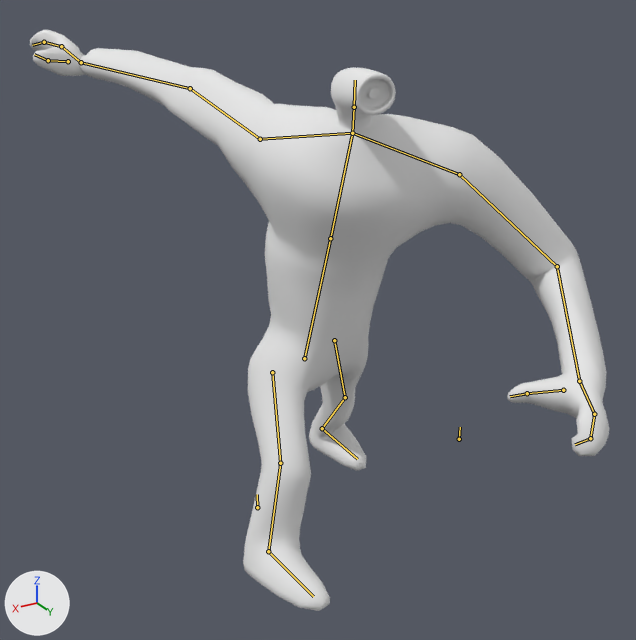
One commit to the Blender file Animation/PitchAttack1.blend: the scene before it, then after it.
Camera for both pictures: a 50 mm lens placed at (378.0, 888.0, 524.0), pointed at (-27.0, 214.0, 187.0). The axes (+X, +Y, +Z) are drawn at lower left. The lights are the same throughout. Both versions are drawn at frame 20 of the action 'PitchIdle'; the numbers are the values there. The bones that bend it are drawn over the model as lines.
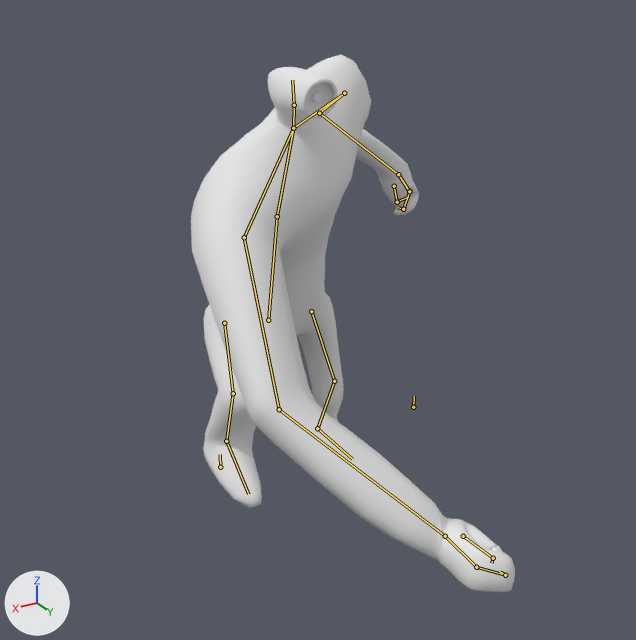
Edits to the scene script, one JSON object a line:
```json
{"block": "bone_rig_object", "where": "bone_rig_object = bpy.data.objects['PitchSkeleton']  # the whole rig 'PitchSkeleton'"}
{"op": "set", "path": "bone_rig_object.location", "old": "(0.0, 331.0, 0.0)", "new": "(0.0, 259.0, 0.0)"}
{"block": "bone_root", "where": "bone_root = bpy.data.objects['PitchSkeleton'].pose.bones['root']"}
{"op": "set", "path": "bone_root.location", "old": "(0.0, 24.9, 0.0)", "new": "(0.0, 38.9, 0.0)"}
{"op": "set", "path": "bone_root.rotation_euler", "old": "(0.0, 0.349, 0.0)", "new": "(0.0, -0.192, 0.0)", "note": "degrees (0, 20, 0) -> degrees (0, -11, 0)"}
{"block": "bone_torso1", "where": "bone_torso1 = bpy.data.objects['PitchSkeleton'].pose.bones['torso1']  # child of 'root'"}
{"op": "set", "path": "bone_torso1.rotation_euler", "old": "(0.593, -0.14, -0.175)", "new": "(0.524, 0.454, 0.209)", "note": "degrees (34, -8, -10) -> degrees (30, 26, 12)"}
{"block": "bone_torso2", "where": "bone_torso2 = bpy.data.objects['PitchSkeleton'].pose.bones['torso2']  # child of 'torso1'"}
{"op": "set", "path": "bone_torso2.rotation_euler", "old": "(-0.297, -0.314, -0.0873)", "new": "(-0.332, -0.0349, -0.14)", "note": "degrees (-17, -18, -5) -> degrees (-19, -2, -8)"}
{"block": "bone_neck", "where": "bone_neck = bpy.data.objects['PitchSkeleton'].pose.bones['neck']  # child of 'torso2'"}
{"op": "set", "path": "bone_neck.rotation_euler", "old": "(-0.157, -0.209, -0.0349)", "new": "(-0.122, -0.419, 0.0698)", "note": "degrees (-9, -12, -2) -> degrees (-7, -24, 4)"}
{"block": "bone_shoulder_r", "where": "bone_shoulder_r = bpy.data.objects['PitchSkeleton'].pose.bones['shoulder.r']  # child of 'torso2'"}
{"op": "set", "path": "bone_shoulder_r.rotation_euler", "old": "(0.593, 0.716, -0.524)", "new": "(-0.0524, -0.175, 0.227)", "note": "degrees (34, 41, -30) -> degrees (-3, -10, 13)"}
{"block": "bone_finger1_r", "where": "bone_finger1_r = bpy.data.objects['PitchSkeleton'].pose.bones['finger1.r']  # child of 'hand.r'"}
{"op": "set", "path": "bone_finger1_r.rotation_euler", "old": "(0.384, -0.209, 0.384)", "new": "(0.977, -0.646, 0.611)", "note": "degrees (22, -12, 22) -> degrees (56, -37, 35)"}
{"block": "bone_finger2_r", "where": "bone_finger2_r = bpy.data.objects['PitchSkeleton'].pose.bones['finger2.r']  # child of 'finger1.r'"}
{"op": "set", "path": "bone_finger2_r.rotation_euler", "old": "(-0.838, -0.367, -0.244)", "new": "(-1.326, -0.559, -0.122)", "note": "degrees (-48, -21, -14) -> degrees (-76, -32, -7)"}
{"block": "bone_thumb1_r", "where": "bone_thumb1_r = bpy.data.objects['PitchSkeleton'].pose.bones['thumb1.r']  # child of 'hand.r'"}
{"op": "set", "path": "bone_thumb1_r.rotation_euler", "old": "(0.0, 0.0, 0.0)", "new": "(0.681, 0.332, -1.169)", "note": "degrees (0, 0, 0) -> degrees (39, 19, -67)"}
{"block": "bone_thumb2_r", "where": "bone_thumb2_r = bpy.data.objects['PitchSkeleton'].pose.bones['thumb2.r']  # child of 'thumb1.r'"}
{"op": "set", "path": "bone_thumb2_r.rotation_euler", "old": "(-0.14, -0.192, 0.768)", "new": "(-0.262, -0.262, 1.518)", "note": "degrees (-8, -11, 44) -> degrees (-15, -15, 87)"}
{"block": "bone_shoulder_l", "where": "bone_shoulder_l = bpy.data.objects['PitchSkeleton'].pose.bones['shoulder.l']  # child of 'torso2'"}
{"op": "set", "path": "bone_shoulder_l.rotation_euler", "old": "(0.105, 0.192, -0.14)", "new": "(0.454, 0.0524, 0.209)", "note": "degrees (6, 11, -8) -> degrees (26, 3, 12)"}
{"block": "bone_finger1_l", "where": "bone_finger1_l = bpy.data.objects['PitchSkeleton'].pose.bones['finger1.l']  # child of 'hand.l'"}
{"op": "set", "path": "bone_finger1_l.rotation_euler", "old": "(0.593, 0.314, -0.175)", "new": "(1.379, 0.471, -0.593)", "note": "degrees (34, 18, -10) -> degrees (79, 27, -34)"}
{"block": "bone_thumb1_l", "where": "bone_thumb1_l = bpy.data.objects['PitchSkeleton'].pose.bones['thumb1.l']  # child of 'hand.l'"}
{"op": "set", "path": "bone_thumb1_l.rotation_euler", "old": "(0.0, 0.0, 0.0)", "new": "(0.646, -0.209, 1.326)", "note": "degrees (0, 0, 0) -> degrees (37, -12, 76)"}
{"block": "bone_thumb2_l", "where": "bone_thumb2_l = bpy.data.objects['PitchSkeleton'].pose.bones['thumb2.l']  # child of 'thumb1.l'"}
{"op": "set", "path": "bone_thumb2_l.rotation_euler", "old": "(-0.244, 0.0524, -0.733)", "new": "(-0.332, 0.489, -2.094)", "note": "degrees (-14, 3, -42) -> degrees (-19, 28, -120)"}
{"block": "bone_hand_ik_r", "where": "bone_hand_ik_r = bpy.data.objects['PitchSkeleton'].pose.bones['hand_ik_r']"}
{"op": "set", "path": "bone_hand_ik_r.location", "old": "(-47.8, -650.8, -17.7)", "new": "(-164.8, 10.9, -48.3)"}
{"op": "set", "path": "bone_hand_ik_r.rotation_quaternion", "old": "(0.045, 0.97, 0.156, 0.182)", "new": "(0.813, 0.015, 0.52, 0.262)", "note": "degrees (171, -20, 20) -> degrees (33, 57, 54)"}
{"block": "bone_elbow_pole_r", "where": "bone_elbow_pole_r = bpy.data.objects['PitchSkeleton'].pose.bones['elbow_pole.r']"}
{"op": "set", "path": "bone_elbow_pole_r.location", "old": "(188.4, 317.3, -330.7)", "new": "(78.6, -99.9, 295.0)"}
{"block": "bone_foot_ik_l", "where": "bone_foot_ik_l = bpy.data.objects['PitchSkeleton'].pose.bones['foot_ik.l']"}
{"op": "set", "path": "bone_foot_ik_l.location", "old": "(39.9, -99.2, -8.3)", "new": "(49.1, -31.0, -2.5)"}
{"block": "bone_foot_ik_r", "where": "bone_foot_ik_r = bpy.data.objects['PitchSkeleton'].pose.bones['foot_ik.r']"}
{"op": "set", "path": "bone_foot_ik_r.location", "old": "(-46.5, 63.8, 5.6)", "new": "(-63.6, 3.5, 44.4)"}
{"op": "set", "path": "bone_foot_ik_r.rotation_euler", "old": "(0.0, -0.0175, 0.175)", "new": "(-0.279, -0.0698, -0.0349)", "note": "degrees (0, -1, 10) -> degrees (-16, -4, -2)"}
{"block": "bone_hand_ik_l", "where": "bone_hand_ik_l = bpy.data.objects['PitchSkeleton'].pose.bones['hand_ik_l']"}
{"op": "set", "path": "bone_hand_ik_l.location", "old": "(155.6, -100.7, 32.1)", "new": "(-22.9, -414.1, 75.3)"}
{"op": "set", "path": "bone_hand_ik_l.rotation_quaternion", "old": "(0.9, -0.214, -0.331, -0.185)", "new": "(0.65, 0.429, -0.393, 0.489)", "note": "degrees (-21, -42, -15) -> degrees (28, -68, 55)"}
{"block": "bone_elbow_pole_l", "where": "bone_elbow_pole_l = bpy.data.objects['PitchSkeleton'].pose.bones['elbow_pole.l']"}
{"op": "set", "path": "bone_elbow_pole_l.location", "old": "(-40.6, 137.6, 97.5)", "new": "(-114.2, 267.7, -203.7)"}
```

Where the change shows, as pixel boxes (x1, y1, x2, y2) in the pictures (636 x 640 px):
```json
{"object": "Cube", "change": "posed", "before": [29, 30, 609, 611], "after": [191, 54, 515, 592], "on screen": "44% narrower, 7% shorter"}
{"bone": "torso1", "before": "(304, 358) to (330, 238)", "after": "(268, 320) to (277, 216)"}
{"bone": "torso2", "before": "(330, 238) to (352, 133)", "after": "(277, 216) to (293, 128)"}
{"bone": "neck", "before": "(352, 133) to (354, 107)", "after": "(293, 128) to (294, 105)"}
{"bone": "shoulder.r", "before": "(352, 133) to (260, 139)", "after": "(293, 128) to (244, 237)"}
{"bone": "finger1.r", "before": "(61, 46) to (44, 42)", "after": "(476, 567) to (505, 575)"}
{"bone": "finger2.r", "before": "(44, 42) to (32, 45)", "after": "(505, 575) to (500, 572)"}
{"bone": "thumb1.r", "before": "(68, 61) to (48, 60)", "after": "(463, 536) to (493, 558)"}
{"bone": "thumb2.r", "before": "(48, 60) to (34, 54)", "after": "(493, 558) to (491, 563)"}
{"bone": "shoulder.l", "before": "(352, 133) to (459, 174)", "after": "(293, 128) to (344, 93)"}
{"bone": "finger1.l", "before": "(594, 414) to (590, 438)", "after": "(409, 191) to (403, 209)"}
{"bone": "thumb1.l", "before": "(563, 390) to (527, 393)", "after": "(394, 186) to (397, 202)"}
{"bone": "thumb2.l", "before": "(527, 393) to (510, 396)", "after": "(397, 202) to (408, 196)"}
```
